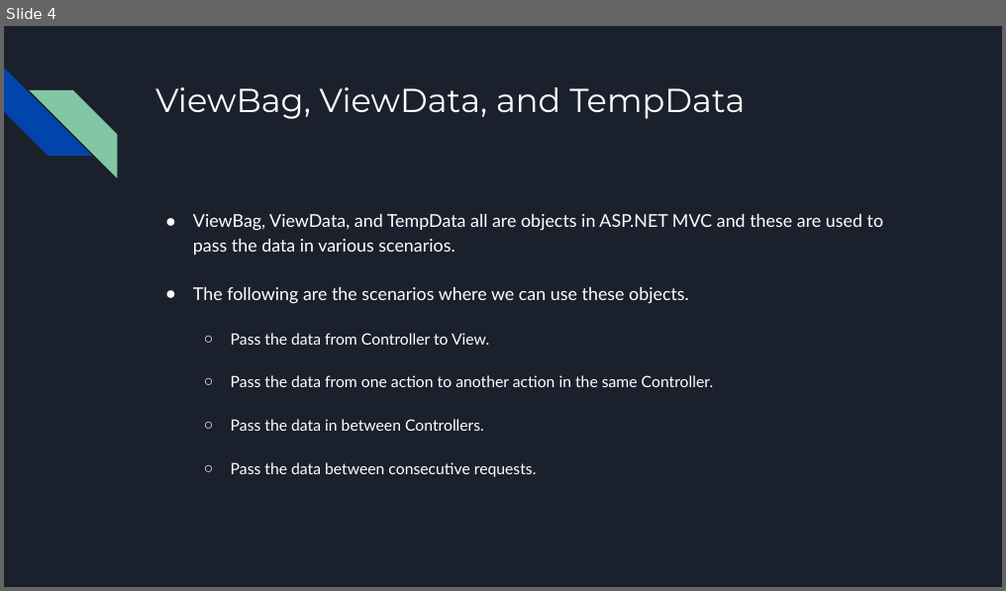
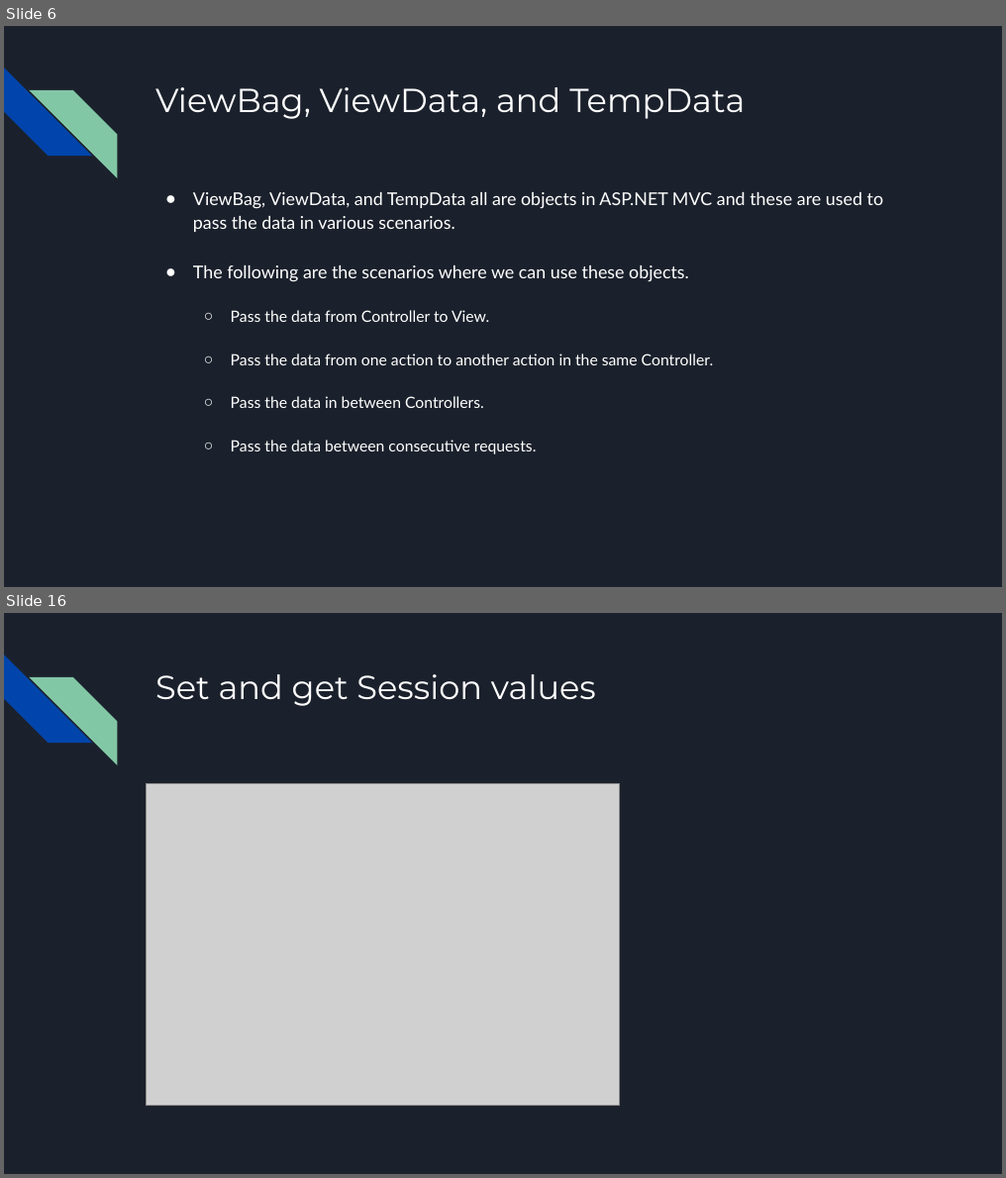
Before and after one commit to bulhard/Web-Programming, a slide deck: 00 Presentations/08 Storing Temporary Data.pptx. Shown one above the other, each under a label of ours: slide 4 before the commit, slides 6 and 16 after it; the slides between them are not shown. The pictures are 1006x591 and 1006x1178 pixels, drawn with LibreOffice and Linux fonts; fonts in the diff are those of the drawing; grey boxes stand for pictures. Boxes give left, top, right and bottom in pixels: in the first picture for what was removed or moved away, otherwise in the second. Text is boxed around its words. In the diff, an @@ line names an element or a change of style, - is before the commit and + after.

```diff
--- a/00 Presentations/08 Storing Temporary Data.pptx
+++ b/00 Presentations/08 Storing Temporary Data.pptx
@@ slide 16 added at box(4, 613, 1002, 1174), background #1B212C; not listed: 2 template elements that a slide beside it also shows @@
@@ title added at box(155, 674, 596, 706), 32 pt, text #FFFFFF @@
+Set and get Session values
@@ picture added at box(146, 784, 620, 1106) @@
@@ what was slide 4 is now slide 6 @@
@@ slide 6 changed as well @@
@@ text "ViewBag, ViewData, and TempData all ...": place and size @@
-text "ViewBag, ViewData, and TempData all ..." at box(193, 214, 884, 477)
+text "ViewBag, ViewData, and TempData all ..." at box(193, 192, 884, 455)
```
Also in this commit, not shown: 1 other slide changed, 15 other slides added, 1 slide removed, 7 other files.
